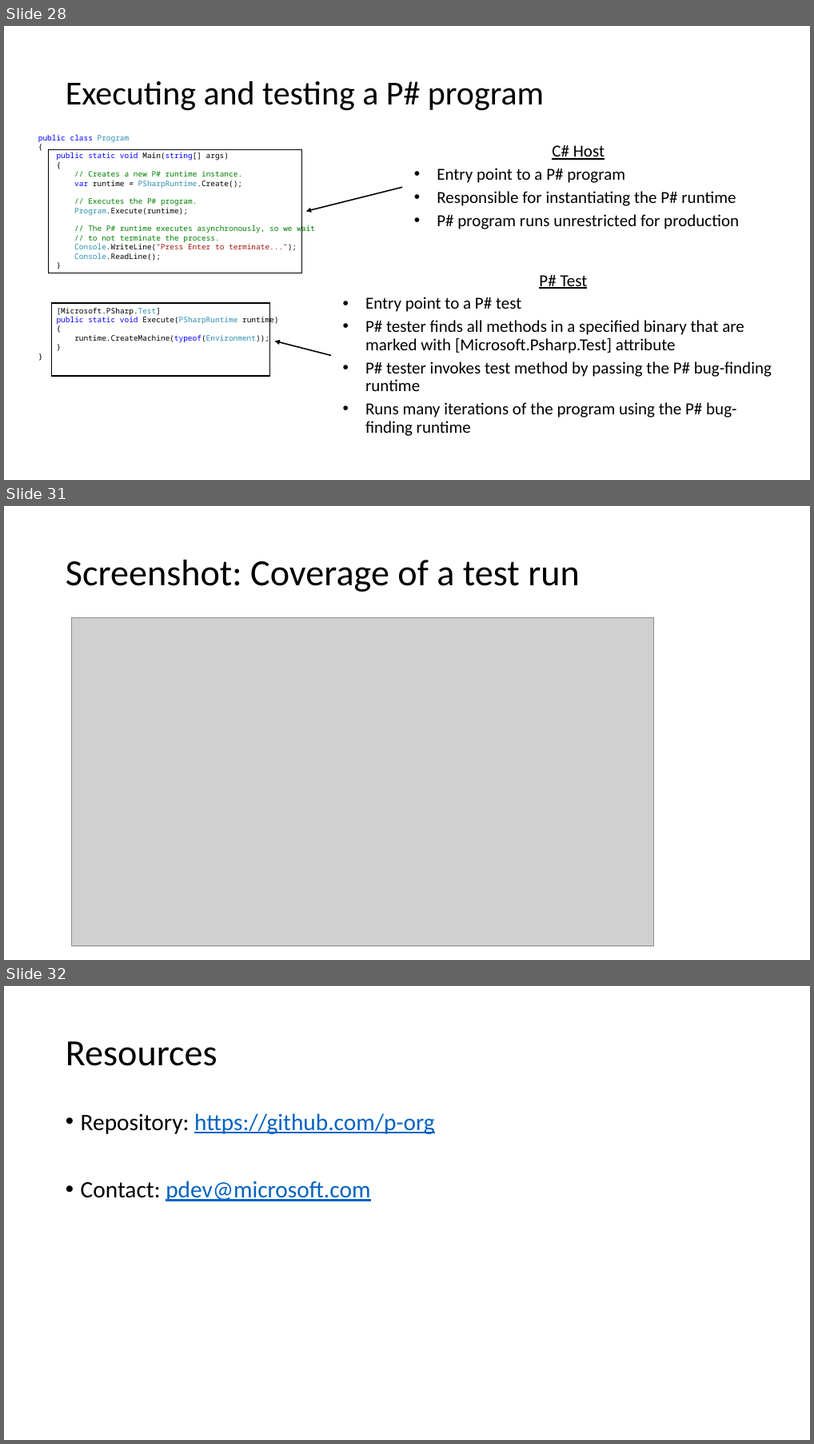
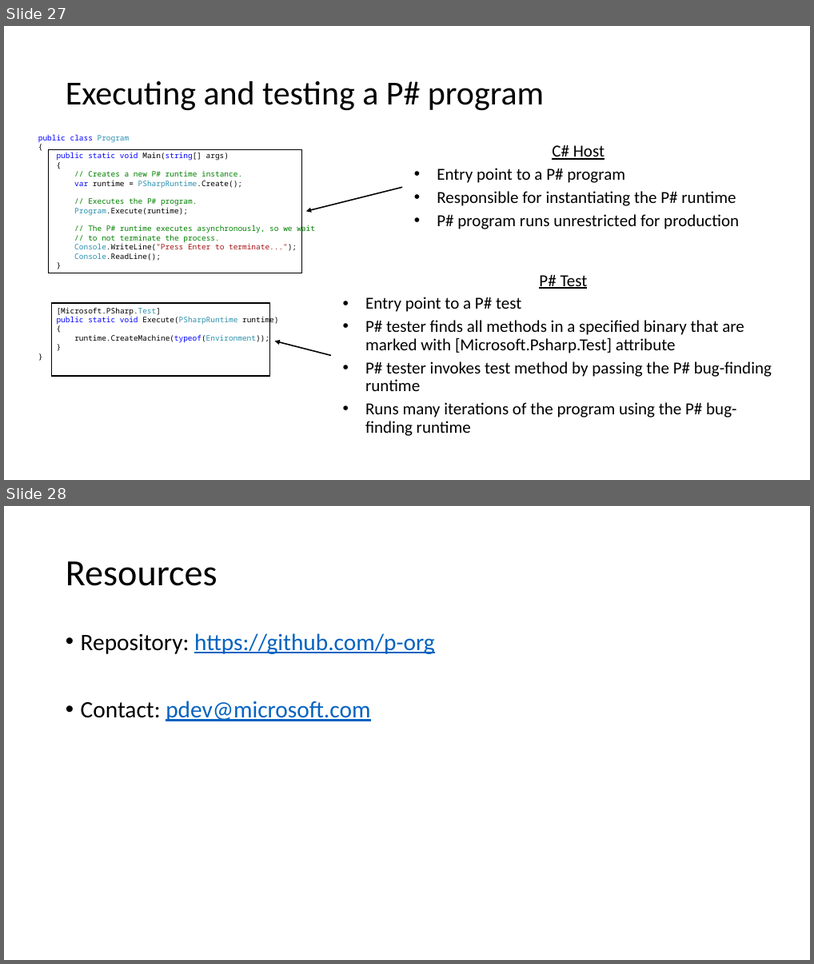
Before and after one commit to p-org/P, a slide deck: RVTutorial/P-tutorial-Part-1.pptx. Shown one above the other, each under a label of ours: slides 28, 31 and 32 before the commit, slides 27 and 28 after it; the slides between them are not shown. The pictures are 814x1444 and 814x964 pixels, drawn with LibreOffice and Linux fonts; fonts in the diff are those of the drawing; grey boxes stand for pictures. Boxes give left, top, right and bottom in pixels: in the first picture for what was removed or moved away, otherwise in the second. Text is boxed around its words. In the diff, an @@ line names an element or a change of style, - is before the commit and + after.

```diff
--- a/RVTutorial/P-tutorial-Part-1.pptx
+++ b/RVTutorial/P-tutorial-Part-1.pptx
@@ slide 31 removed at (4,506,810,960), background #FFFFFF @@
@@ title removed at (66,560,580,592) @@
-Screenshot: Coverage of a test run
@@ picture removed at (71,618,654,946) @@
@@ what was slide 28 is now slide 27 @@
@@ what was slide 32 is now slide 28 @@
```
Also in this commit, not shown: 1 slide changed, 3 other slides removed, 1 other file.
